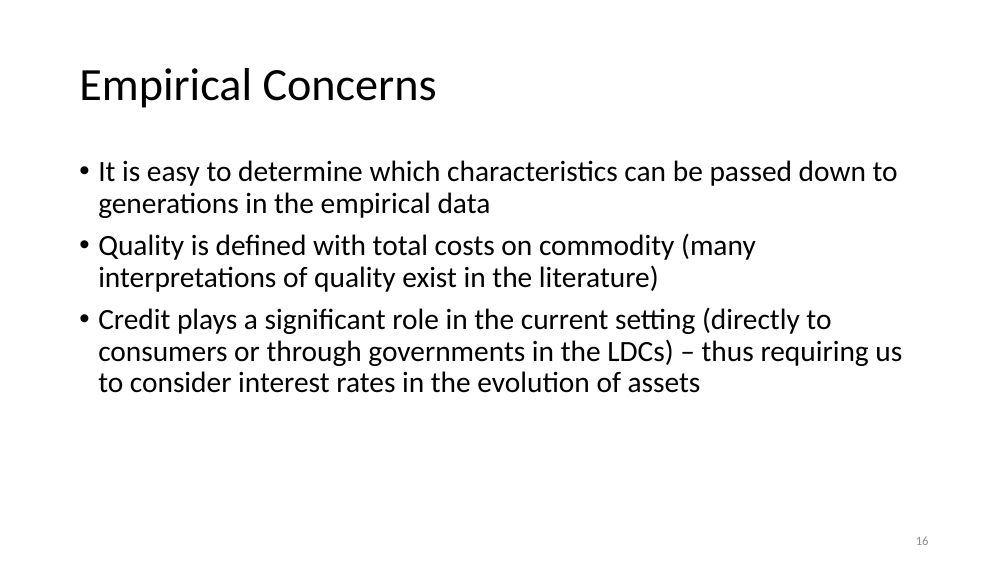
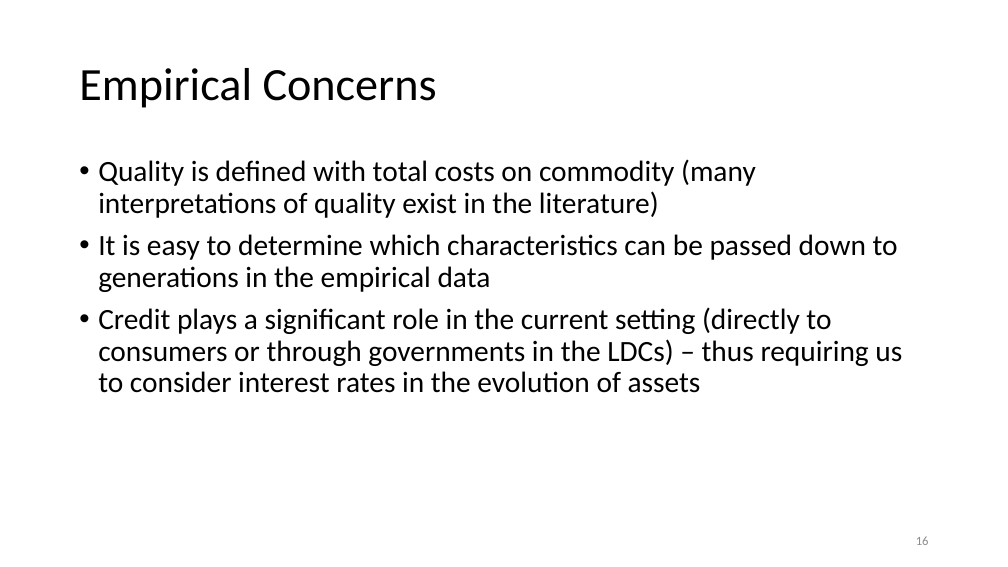
Before and after one commit to anuragr81/research, a slide deck: slide 16 of consumption/presentationFeb2020.pptx. Drawn at 1008x567 pixels with LibreOffice and Linux fonts; fonts in the diff are those of the drawing; background and template pictures are left out. Boxes give left, top, right and bottom in pixels: in the first picture for what was removed or moved away, otherwise in the second. Text is boxed around its words. In the diff, an @@ line names an element or a change of style, - is before the commit and + after.

```diff
--- a/consumption/presentationFeb2020.pptx
+++ b/consumption/presentationFeb2020.pptx
@@ text at bbox=[98, 159, 756, 218]: paragraph added @@
+• Quality is defined with total costs on commodity (many interpretations of quality exist in the literature)
@@ text at bbox=[98, 233, 756, 292]: paragraph removed @@
-• Quality is defined with total costs on commodity (many interpretations of quality exist in the literature)
```
Also in this commit, not shown: 12 other slides changed, 2 other files.
